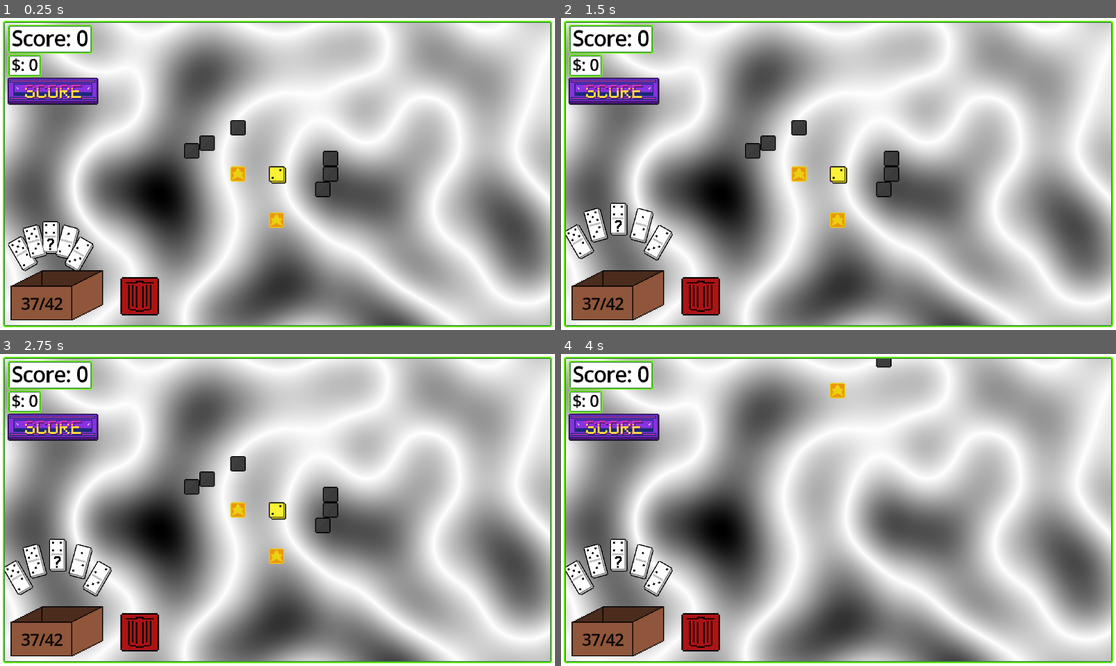
Above: before the commit, frames 1-4 (two rows, left to right).
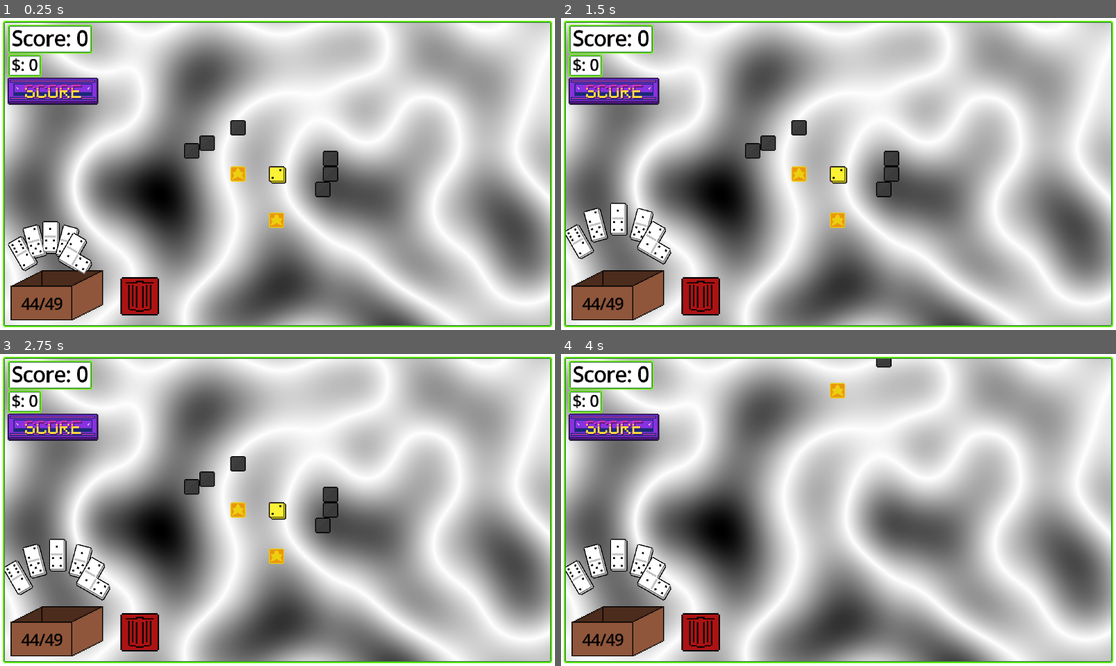
Above: after the commit, the same moments.

Repository: Ghoose1/GFPGame
Game: Godot game, scene res://scenes/scene.tscn
Same seed, same stepped clock (60 frames per second), same inputs: the game is played once before the commit and once after it.
Inputs (mouse positions are in pixels of both pictures, inside the frame that each line leads up to):
- Up to frame 1 (0.25 s): no input
- Up to frame 2 (1.5 s): click (616, 89) at 0.5 s; click (616, 89) at 1.25 s
- Up to frame 3 (2.75 s): click (55, 425) at 2 s
- Up to frame 4 (4 s): tap Enter at 2.75 s; move the mouse to (960, 494) at 2.77 s; hold S (Camera_Down) 2.78-3.5 s; click (960, 494) at 2.92 s; drag from (727, 525) to (810, 572) at 3.52 s

The runs differ from the first frame. In frame 1, 0.5% of the frame differs, in the area x 2-17%, y 65-94%; in frame 2, 0.5%; in frame 3, 0.5%; in frame 4, 0.5%.

Commit message:
fixed connection points not drawing

Diff:
--- a/Dominos/domino.gd
+++ b/Dominos/domino.gd
@@ -96,7 +96,7 @@
 
 var previous_rotation : float = 0
 func _process(_delta: float) -> void:
-	#queue_redraw() # for debug drawing
+	queue_redraw() # for debug drawing
 
 	rotate_sprites()
 
--- a/scripts/board.gd
+++ b/scripts/board.gd
@@ -15,6 +15,7 @@
 	# generate the starting set of dominoes
 	create_dominoes()
 
+	create_experimental_dominoes()
 
 	# box all the dominos
 	for domino in dominoes:
